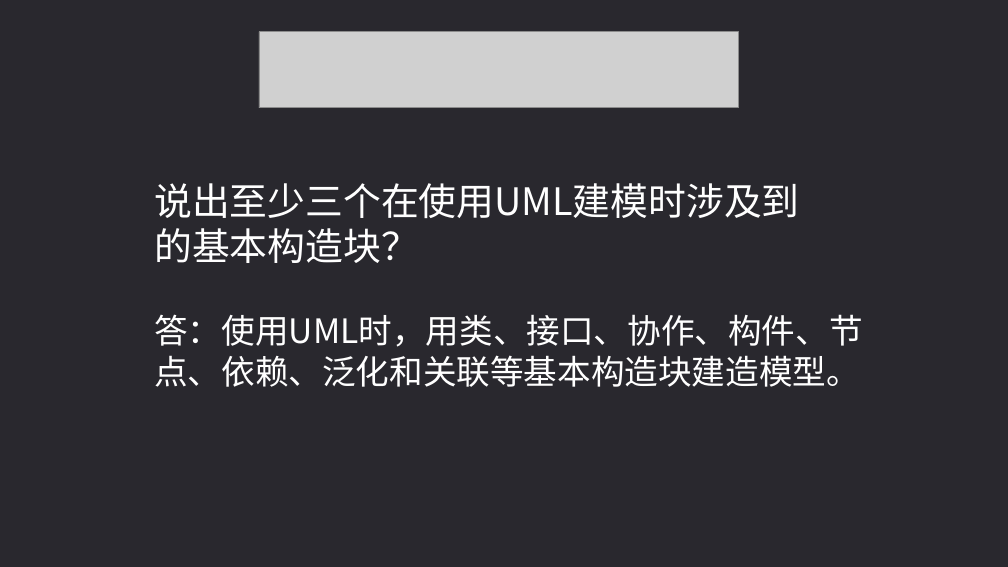
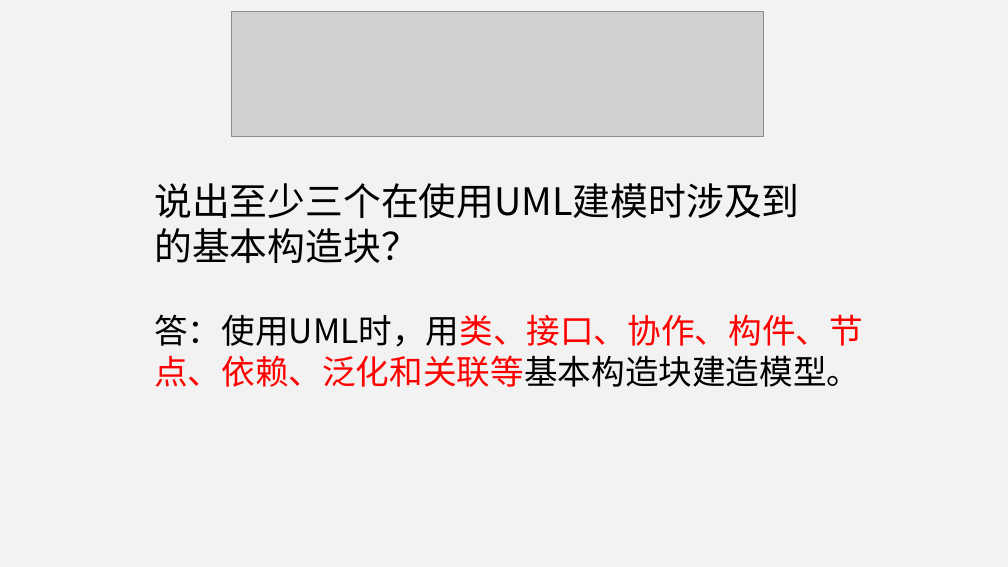
Before and after one commit to PRD2018-G09/Educational-Website, a slide deck: slide 11 of 受控文档/翻转课堂PPT/PRD2018-G09-翻转课堂PPT 各类图介绍.ppt (slide 8 before the commit). Drawn at 1008x567 pixels with LibreOffice and Linux fonts; fonts in the diff are those of the drawing; grey boxes stand for pictures. Boxes give left, top, right and bottom in pixels: in the first picture for what was removed or moved away, otherwise in the second. Text is boxed around its words. In the diff, an @@ line names an element or a change of style, - is before the commit and + after.

```diff
--- a/受控文档/翻转课堂PPT/PRD2018-G09-翻转课堂PPT 各类图介绍.ppt
+++ b/受控文档/翻转课堂PPT/PRD2018-G09-翻转课堂PPT 各类图介绍.ppt
@@ background #29282E to #F2F2F2 @@
@@ picture: place and size @@
-picture at bbox=[259, 32, 738, 108]
+picture at bbox=[232, 11, 763, 137]
@@ text "说出至少三个在使用UML建模时涉及到的基本构造块？" at bbox=[154, 183, 799, 219]: text colour #FFFFFF to #000000 @@
@@ text "答：使用UML时，用类、接口、协作、构件、节点、依赖、泛化和关联等基本构造块建造模型。" at bbox=[154, 314, 863, 387]: text colour #FFFFFF to #000000, text colour #FFFFFF to #FF0000 in "答：使用UML时，用类、接口、协作、构件、节点、依赖、泛化和关联等基本构造块建造模型。" @@
```
Also in this commit, not shown: 6 other slides changed.
